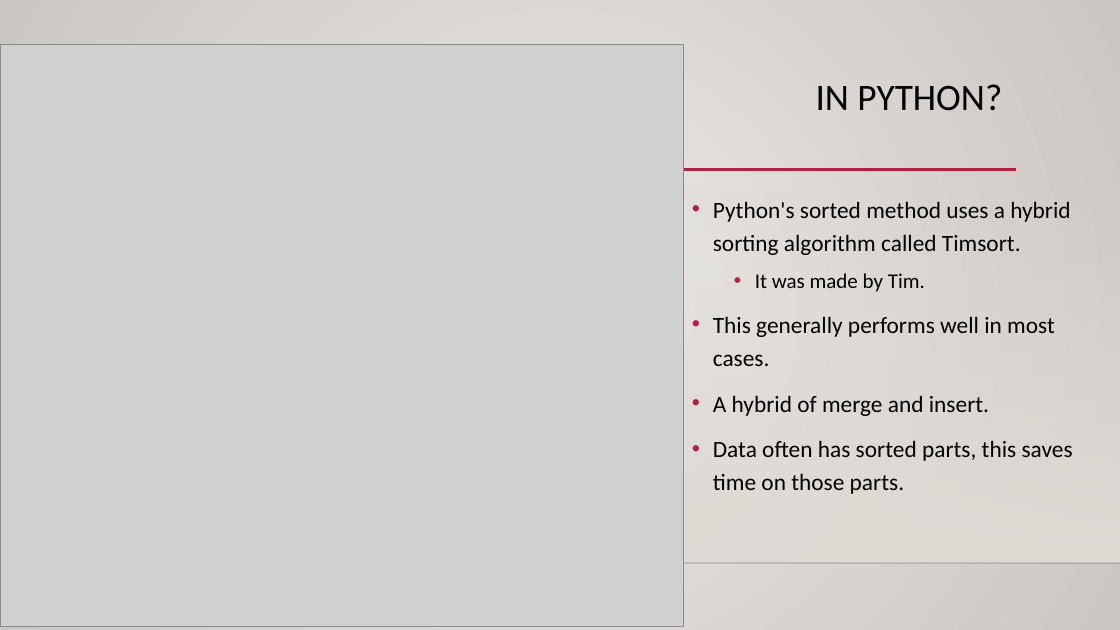
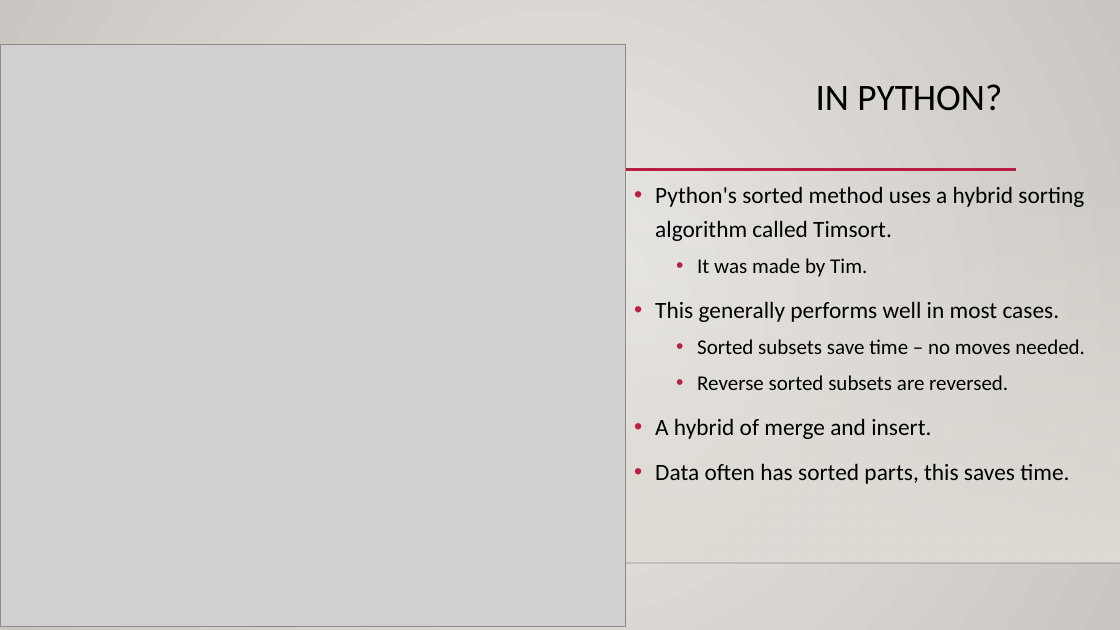
Before and after one commit to AkeemSemperDataScience/Programming_Basics_for_Machine_Learning_Students, a slide deck: slide 18 of reference_material/slides/024_search_sort.pptx (slide 17 before the commit). Drawn at 1120x630 pixels with LibreOffice and Linux fonts; fonts in the diff are those of the drawing; grey boxes stand for pictures; background and template pictures are left out. Boxes give left, top, right and bottom in pixels: in the first picture for what was removed or moved away, otherwise in the second. Text is boxed around its words. In the diff, an @@ line names an element or a change of style, - is before the commit and + after.

```diff
--- a/reference_material/slides/024_search_sort.pptx
+++ b/reference_material/slides/024_search_sort.pptx
@@ picture: place and size @@
-picture at <box>0,45,684,627</box>
+picture at <box>0,45,626,627</box>
@@ text "Python's sorted method uses a ...": place and size @@
-text "Python's sorted method uses a ..." at <box>713,201,1073,494</box>
+text "Python's sorted method uses a ..." at <box>655,186,1085,484</box>
@@ text at <box>697,339,1085,390</box>: paragraphs added @@
+  • Sorted subsets save time – no moves needed.
+  • Reverse sorted subsets are reversed.
@@ text at <box>655,463,1069,484</box>: text changed @@
-• Data often has sorted parts, this saves time on those parts.
+• Data often has sorted parts, this saves time.
```
Also in this commit, not shown: 5 other slides changed, 3 slides added, 2 other files.
